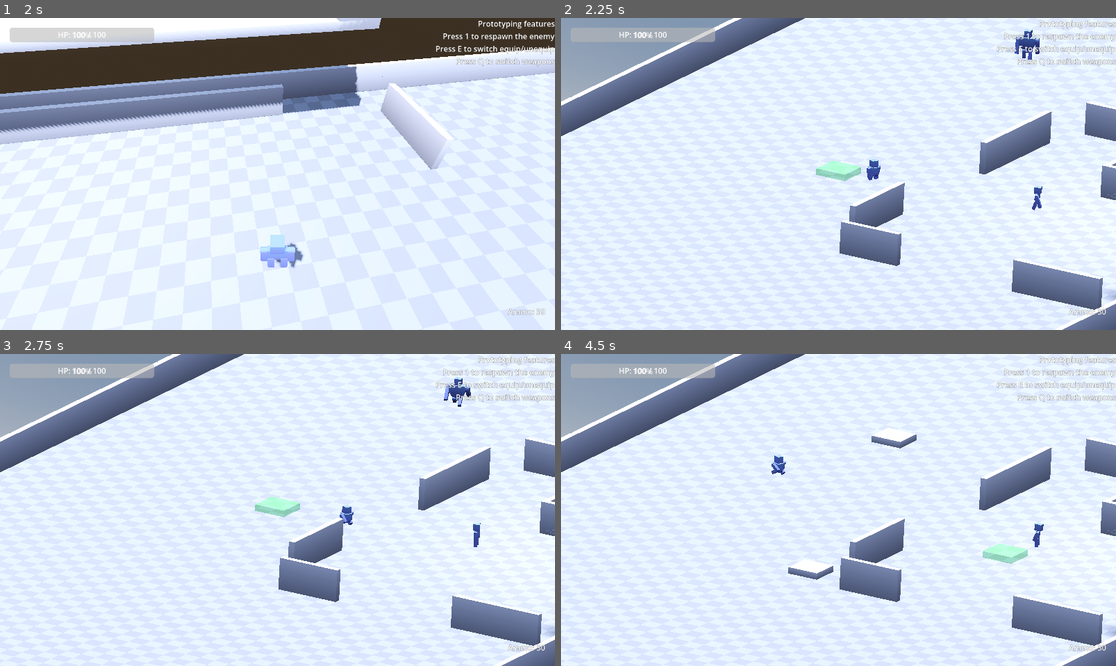
Above: before the commit, frames 1-4 (two rows, left to right).
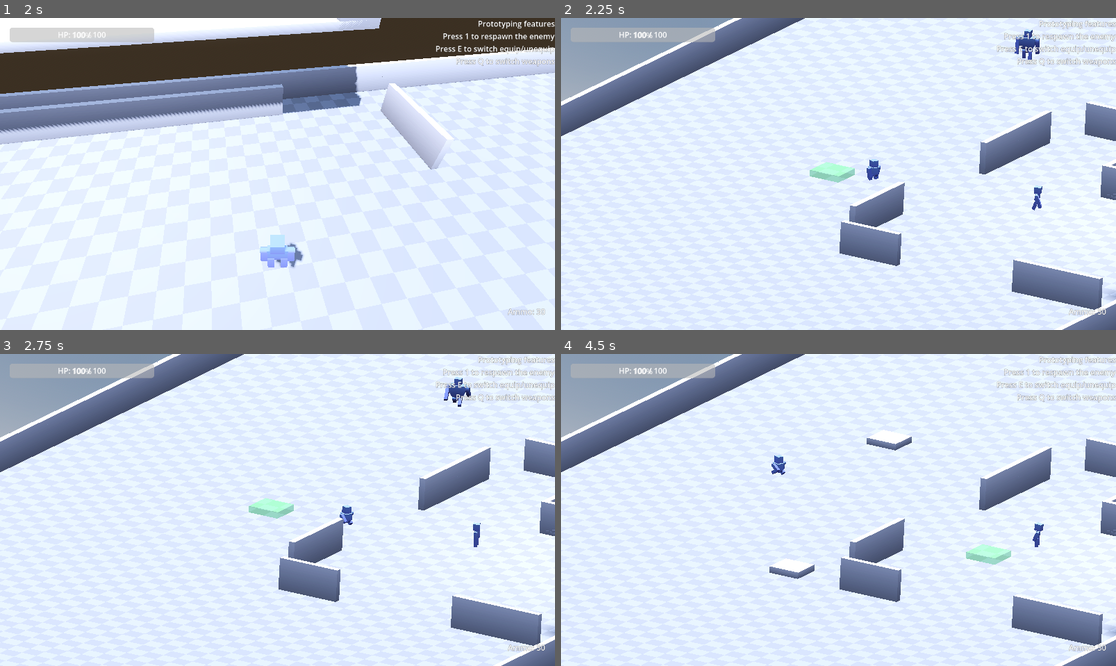
Above: after the commit, the same moments.

Repository: galih9/3d-semi-isometric-test
Game: Godot game, scene res://Scenes/MainMenu.tscn
Two runs of this game, one before a commit and one after it. Both use one fixed random seed, a clock stepped at 60 frames per second and the inputs below.
Inputs (mouse positions are in pixels of both pictures, inside the frame that each line leads up to):
- Up to frame 1 (2 s): click "PLAY" at 0.5 s; tap E (action) at 1.25 s; move the mouse to (305, 174) at 1.27 s; hold W (move_forward) from 1.28 s (still down); hold E (action) from 1.28 s (still down); click (305, 174) at 1.42 s; tap Space (jump) at 1.52 s
- Up to frame 2 (2.25 s): keep holding W (move_forward); move the mouse to (810, 174) at 2.02 s; release E (action) at 2.03 s; tap B (build_mode) at 2.1 s
- Up to frame 3 (2.75 s): keep holding W (move_forward); tap Space (jump) at 2.27 s
- Up to frame 4 (4.5 s): tap E (action) at 2.75, 3.5, 4.25 s; move the mouse to (894, 441) at 2.77 s; release W (move_forward) at 2.78 s; press the mouse at (894, 441) at 2.78 s; hold D (move_right) 2.78-3.53 s; move the mouse to (810, 572) at 3.52 s; release the mouse at (810, 572) at 3.53 s; hold W (move_forward) 3.53-4.28 s; tap Q (quick_switch) at 3.6 s; click (810, 572) at 3.67 s; tap Space (jump) at 3.77 s; move the mouse to (1005, 556) at 4.27 s; hold A (move_left) from 4.28 s (still down); hold 1 (slot1) from 4.28 s (still down)

Frame 1 is identical in both runs. In frame 2, 0.2% of the frame differs, in the area x 44-55%, y 45-53%; in frame 3, 0.2%; in frame 4, 1.0%, in the area x 37-85%, y 23-73%.

Commit message:
build floor? done

Diff:
--- a/Scenes/Construction/single_floor.tscn
+++ b/Scenes/Construction/single_floor.tscn
@@ -1,30 +1,21 @@
 [gd_scene format=3 uid="uid://be2xc4snn1k8h"]
 
 [ext_resource type="PackedScene" uid="uid://be1nrccuctfxn" path="res://Asset/floor-thick.glb" id="1_q3o5o"]
-[ext_resource type="Script" path="res://Scripts/construction_item.gd" id="2_script"]
-
-[sub_resource type="ConcavePolygonShape3D" id="ConcavePolygonShape3D_0dgnl"]
-data = PackedVector3Array(-0.5, 0.19999999, -0.5, -0.5, 0, -0.5, 0.5, 0, -0.5, 0.5, 0, -0.5, 0.5, 0.19999999, -0.5, -0.5, 0.19999999, -0.5, -0.5, 0, 0.5, -0.5, 0, -0.5, -0.5, 0.19999999, -0.5, -0.5, 0.19999999, -0.5, -0.5, 0.19999999, 0.5, -0.5, 0, 0.5, -0.5, 0, 0.5, 0.5, 0, 0.5, 0.5, 0, -0.5, 0.5, 0, -0.5, -0.5, 0, -0.5, -0.5, 0, 0.5, 0.5, 0.19999999, 0.5, 0.5, 0, 0.5, -0.5, 0, 0.5, -0.5, 0, 0.5, -0.5, 0.19999999, 0.5, 0.5, 0.19999999, 0.5, 0.5, 0.19999999, 0.5, 0.5, 0.19999999, -0.5, 0.5, 0, -0.5, 0.5, 0, -0.5, 0.5, 0, 0.5, 0.5, 0.19999999, 0.5, -0.5, 0.19999999, -0.5, 0.5, 0.19999999, -0.5, 0.5, 0.19999999, 0.5, 0.5, 0.19999999, 0.5, -0.5, 0.19999999, 0.5, -0.5, 0.19999999, -0.5)
+[ext_resource type="Script" uid="uid://cmnklv5ko5qbw" path="res://Scripts/construction_item.gd" id="2_script"]
 
 [node name="SingleFloor" unique_id=238284794 instance=ExtResource("1_q3o5o")]
 script = ExtResource("2_script")
 
-[node name="StaticBody3D" parent="floor-thick" index="0"]
-unique_id = 398873662
+[node name="SnapPoint" type="Node3D" parent="." index="1" unique_id=2009591563]
 
-[node name="CollisionShape3D" parent="floor-thick/StaticBody3D" index="0"]
-unique_id = 1756527144
-shape = SubResource("ConcavePolygonShape3D_0dgnl")
-
-# Markers for snapping (assuming 1x1 size, centered at 0,0)
-[node name="SnapNorth" type="Marker3D" parent="." index="1"]
-transform = Transform3D(1, 0, 0, 0, 1, 0, 0, 0, 1, 0, 0, -0.5)
-
-[node name="SnapSouth" type="Marker3D" parent="." index="2"]
+[node name="SnapSouth" type="Marker3D" parent="SnapPoint" index="0" unique_id=1643722366]
 transform = Transform3D(-1, 0, -8.74228e-08, 0, 1, 0, 8.74228e-08, 0, -1, 0, 0, 0.5)
 
-[node name="SnapEast" type="Marker3D" parent="." index="3"]
+[node name="SnapNorth" type="Marker3D" parent="SnapPoint" index="1" unique_id=2063153585]
+transform = Transform3D(-1, 0, -8.74228e-08, 0, 1, 0, 8.74228e-08, 0, -1, 0, 0, -0.5)
+
+[node name="SnapEast" type="Marker3D" parent="SnapPoint" index="2" unique_id=1255796135]
 transform = Transform3D(-4.37114e-08, 0, -1, 0, 1, 0, 1, 0, -4.37114e-08, 0.5, 0, 0)
 
-[node name="SnapWest" type="Marker3D" parent="." index="4"]
+[node name="SnapWest" type="Marker3D" parent="SnapPoint" index="3" unique_id=1631650461]
 transform = Transform3D(-4.37114e-08, 0, 1, 0, 1, 0, -1, 0, -4.37114e-08, -0.5, 0, 0)
--- a/Scenes/Construction/single_wall.tscn
+++ b/Scenes/Construction/single_wall.tscn
@@ -9,9 +9,9 @@
 [node name="SingleWall" unique_id=1738359082 instance=ExtResource("1_sc377")]
 script = ExtResource("2_script")
 
-[node name="StaticBody3D" parent="wall" index="0"]
+[node name="StaticBody3D" type="StaticBody3D" parent="wall" index="0"]
 unique_id = 2017887736
 
-[node name="CollisionShape3D" parent="wall/StaticBody3D" index="0"]
+[node name="CollisionShape3D" type="CollisionShape3D" parent="wall/StaticBody3D" index="0"]
 unique_id = 1009102628
 shape = SubResource("ConcavePolygonShape3D_580tv")
--- a/Scripts/building_manager.gd
+++ b/Scripts/building_manager.gd
@@ -107,56 +107,108 @@
 	if result:
 		var hit_position = result.position
 		var hit_collider = result.collider
-
-		# Snapping Logic
+		var _hit_normal = result.normal
+
+		# Construction Logic
 		var snapped_transform = Transform3D(Basis(), hit_position)
 		var _found_snap = false
 
-		# Check for markers if hitting a valid structure
-		# Assuming collider is part of a construction item (SingleFloor)
+		# 1. Check if we hit an existing ConstructionItem (Structure)
 		# Node structure: SingleFloor -> floor-thick -> StaticBody3D -> CollisionShape
-		# So collider is StaticBody3D. Owner or parent logic:
 		var root_node = hit_collider.owner
 		if not root_node and hit_collider.get_parent():
-			root_node = hit_collider.get_parent().get_parent() # Heuristic for imported scenes
-
-		# Check type using preloaded script
+			root_node = hit_collider.get_parent().get_parent()
+
 		if root_node and root_node is ConstructionItemScript:
-			# Look for Markers
+			# hitting an existing structure: Try to snap to its markers
 			var best_dist = snap_threshold
 			var best_marker = null
 
-			for child in root_node.get_children():
-				if child is Marker3D:
-					var marker_global_pos = child.global_position
-					var dist = hit_position.distance_to(marker_global_pos)
-					if dist < best_dist:
+			# Find all markers recursively or in known "SnapPoint" group
+			var markers = _find_markers(root_node)
+
+			for marker in markers:
+				var marker_global_pos = marker.global_position
+				var dist = hit_position.distance_to(marker_global_pos)
+				if dist < best_dist:
+					# Check for occupancy (is something already built here?)
+					if not _is_position_occupied(marker_global_pos):
 						best_dist = dist
-						best_marker = child
+						best_marker = marker
 
 			if best_marker:
 				snapped_transform = best_marker.global_transform
 				_found_snap = true
 
-				# For walls (or generally), align rotation to marker
-				# Markers on floor should be oriented such that -Z (Forward) points OUT or ALONG the edge appropriate for the wall
-				# The current_ghost will adopt this transform
+		elif current_scene_to_build == floor_scene:
+			# 2. Hitting Ground (and building a Floor): Grid Snap
+			# Snap to XZ grid (assuming Y is up)
+			var grid_size = 1.0 # Assuming 1x1 tiles based on markers
+			var snapped_x = round(hit_position.x / grid_size) * grid_size
+			var snapped_z = round(hit_position.z / grid_size) * grid_size
+			var snapped_y = hit_position.y # Keep ground height or snap if needed
+
+			snapped_transform.origin = Vector3(snapped_x, snapped_y, snapped_z)
+			_found_snap = true
 
 		# Apply transform
 		current_ghost.global_transform = snapped_transform
 		current_ghost.visible = true
 	else:
-		# Hide ghost if pointing at void? Or detect ground plane (y=0)?
-		# For now, let's plane-cast to Y=0 if no hit, or just hide
+		# Fallback: Plane cast for ground grid snapping if ray misses
 		var plane = Plane(Vector3.UP, 0)
 		var intersection = plane.intersects_ray(from, build_camera.project_ray_normal(mouse_pos))
 
 		if intersection:
-			current_ghost.global_position = intersection
+			var grid_size = 1.0
+			var snapped_x = round(intersection.x / grid_size) * grid_size
+			var snapped_z = round(intersection.z / grid_size) * grid_size
+
+			current_ghost.global_position = Vector3(snapped_x, 0, snapped_z)
 			current_ghost.global_rotation = Vector3.ZERO
 			current_ghost.visible = true
 		else:
 			current_ghost.visible = false
+
+func _find_markers(node: Node) -> Array[Marker3D]:
+	var markers: Array[Marker3D] = []
+	for child in node.get_children():
+		if child is Marker3D:
+			markers.append(child)
+		# Search deeper (e.g., inside SnapPoint node)
+		if child.get_child_count() > 0:
+			markers.append_array(_find_markers(child))
+	return markers
+
+func _is_position_occupied(pos: Vector3) -> bool:
+	var space_state = get_world_3d().direct_space_state
+	# Sphere check with small radius to see if a structure is already there
+	var params = PhysicsShapeQueryParameters3D.new()
+	var shape = SphereShape3D.new()
+	shape.radius = 0.1 # Small radius check
+	params.shape = shape
+	params.transform = Transform3D(Basis(), pos)
+	params.collision_mask = 1 # Match construction layer
+
+	var intersections = space_state.intersect_shape(params)
+
+	# If we find a valid ConstructionItem at this exact spot, it's occupied
+	for hit in intersections:
+		var collider = hit.collider
+		var root = collider.owner
+		if not root and collider.get_parent(): root = collider.get_parent().get_parent()
+
+		if root and root is ConstructionItemScript:
+			# If we are building a wall, we care if there is ALREADY a wall here
+			# If we are building a floor, maybe we care if there is a floor?
+			# User requirement: "double wall placing... slot is already filled"
+			# Heuristic: Check if the existing item is of the same type we are trying to build?
+			# Or if ANY construction item is there.
+			# For now: if ANY buildable collision logic is detected at marker, block it.
+			# Note: Markers are usually at edges. Wall centers match markers.
+			return true
+
+	return false
 
 func _place_object() -> void:
 	var new_obj = current_scene_to_build.instantiate()
